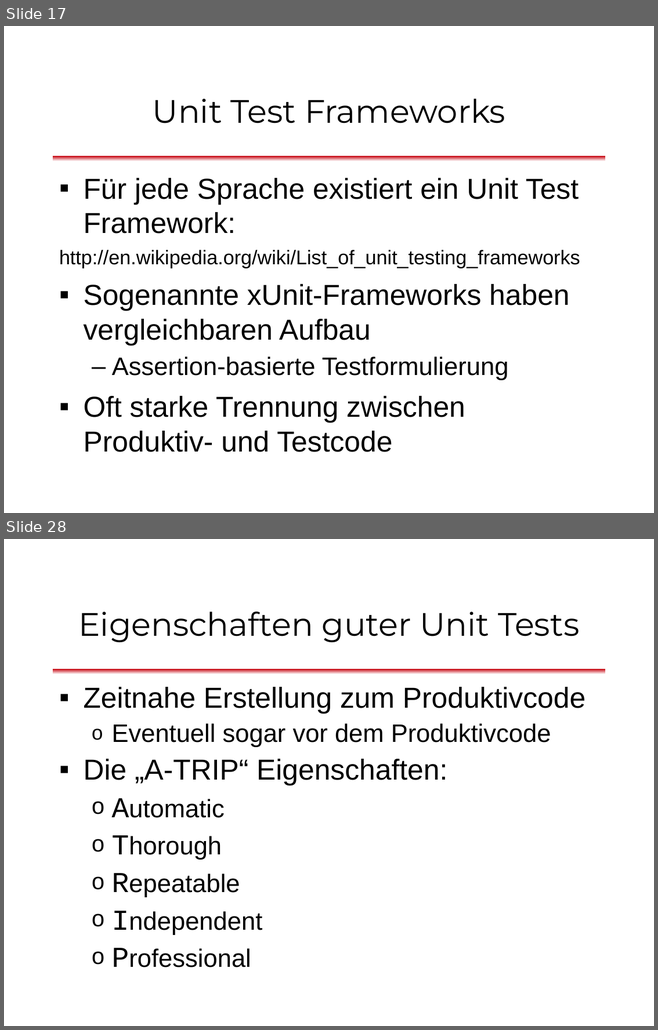
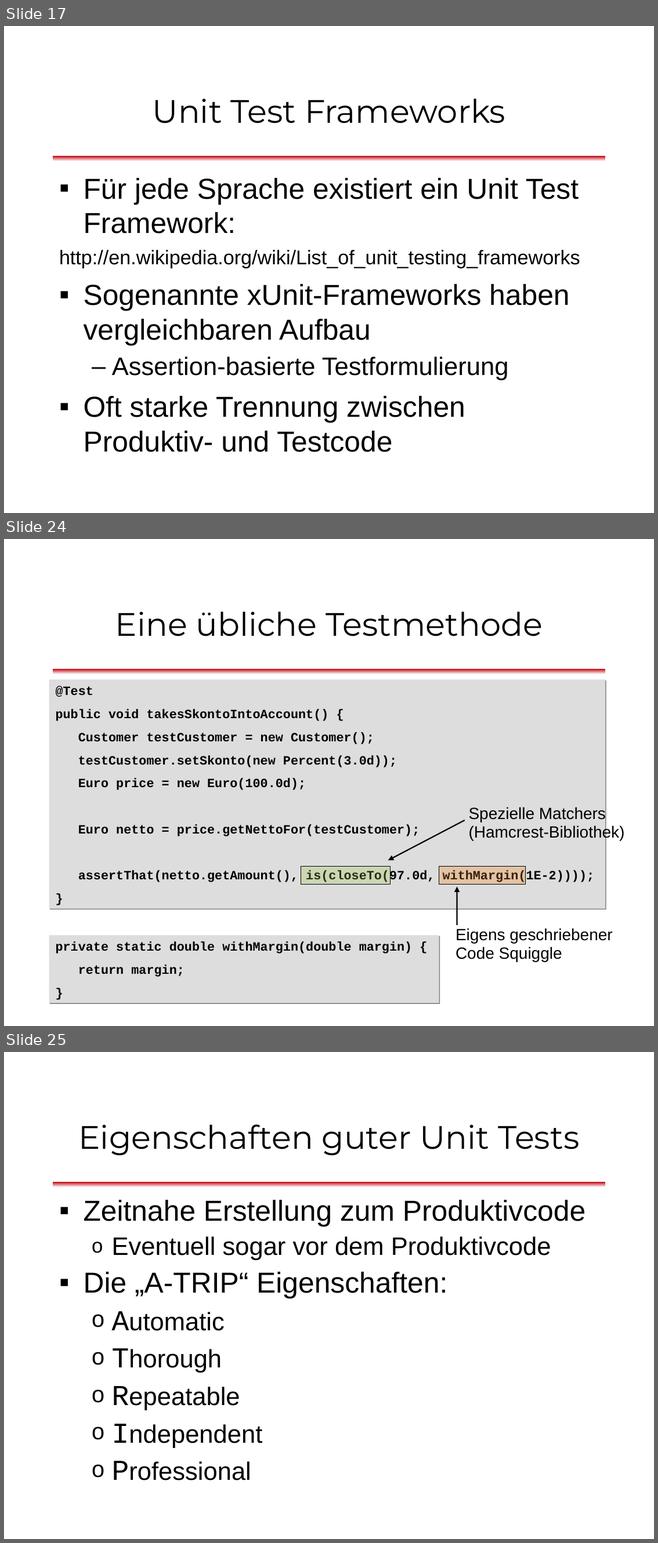
Before and after one commit to dlindner/vorlesung-se2-dhbw, a slide deck: added_2013/Unit Tests mit JUnit (2013).odp. Shown one above the other, each under a label of ours: slides 17 and 28 before the commit, slides 17, 24 and 25 after it; the slides between them are not shown. The pictures are 658x1030 and 658x1543 pixels, drawn with LibreOffice and Linux fonts; fonts in the diff are those of the drawing; background and template pictures are left out. Boxes give left, top, right and bottom in pixels: in the first picture for what was removed or moved away, otherwise in the second. Text is boxed around its words. In the diff, an @@ line names an element or a change of style, - is before the commit and + after.

```diff
--- a/added_2013/Unit Tests mit JUnit (2013).odp
+++ b/added_2013/Unit Tests mit JUnit (2013).odp
@@ slide 24 added at (x1=4, y1=539, x2=654, y2=1026), background #FFFFFF; not listed: 1 template element that a slide beside it also shows @@
@@ title added at (x1=115, y1=611, x2=542, y2=636), 36 pt, text #000000 @@
+Eine übliche Testmethode
@@ rectangle added at (x1=49, y1=680, x2=605, y2=909), fill #DDDDDD, 14 pt, text #000000, bold @@
+@Test
+public void takesSkontoIntoAccount() {
+Customer testCustomer = new Customer();
+testCustomer.setSkonto(new Percent(3.0d));
+Euro price = new Euro(100.0d);
+Euro netto = price.getNettoFor(testCustomer);
+assertThat(netto.getAmount(), is(closeTo(97.0d, withMargin(1E-2))));
+}
@@ text added at (x1=469, y1=806, x2=625, y2=841), 18 pt, text #000000 @@
+Spezielle Matchers
+(Hamcrest-Bibliothek)
@@ arrow added from (465, 820) to (388, 860), #000000 1.42 pt @@
@@ rectangle added at (x1=301, y1=866, x2=390, y2=884), fill #9AC33D at 25% opacity, outline #000000 0 pt @@
@@ rectangle added at (x1=438, y1=866, x2=525, y2=884), fill #ED7905 at 25% opacity, outline #000000 0 pt @@
@@ arrow added from (457, 925) to (457, 886), #000000 1.42 pt @@
@@ rectangle added at (x1=49, y1=935, x2=438, y2=1004), fill #DDDDDD, 14 pt, text #000000, bold @@
+private static double withMargin(double margin) {
+return margin;
+}
@@ text added at (x1=455, y1=928, x2=612, y2=962), 18 pt, text #000000 @@
+Eigens geschriebener
+Code Squiggle
@@ what was slide 28 is now slide 25 @@
```
Also in this commit, not shown: 3 slides changed, 3 other slides added, 6 slides removed.
